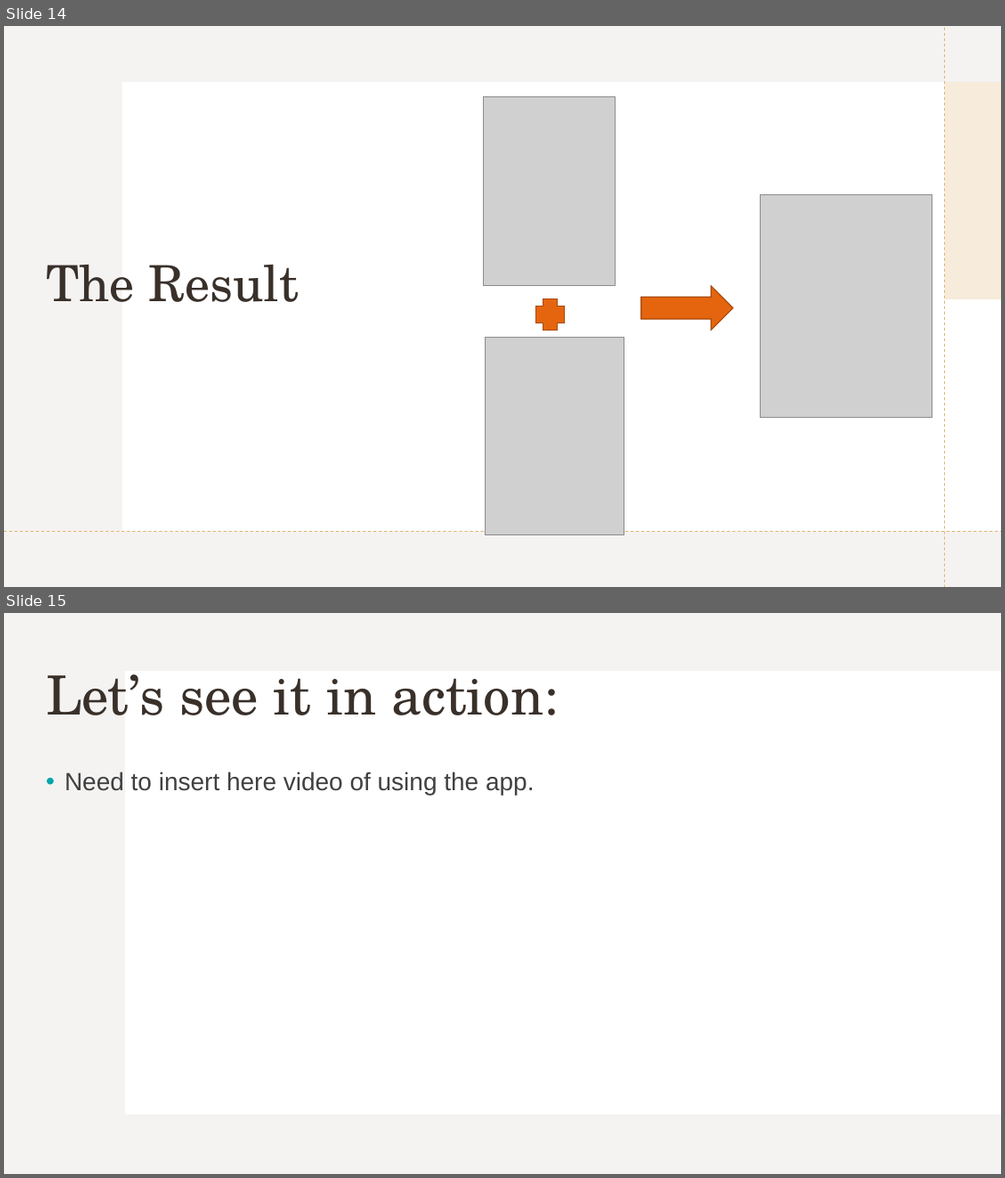
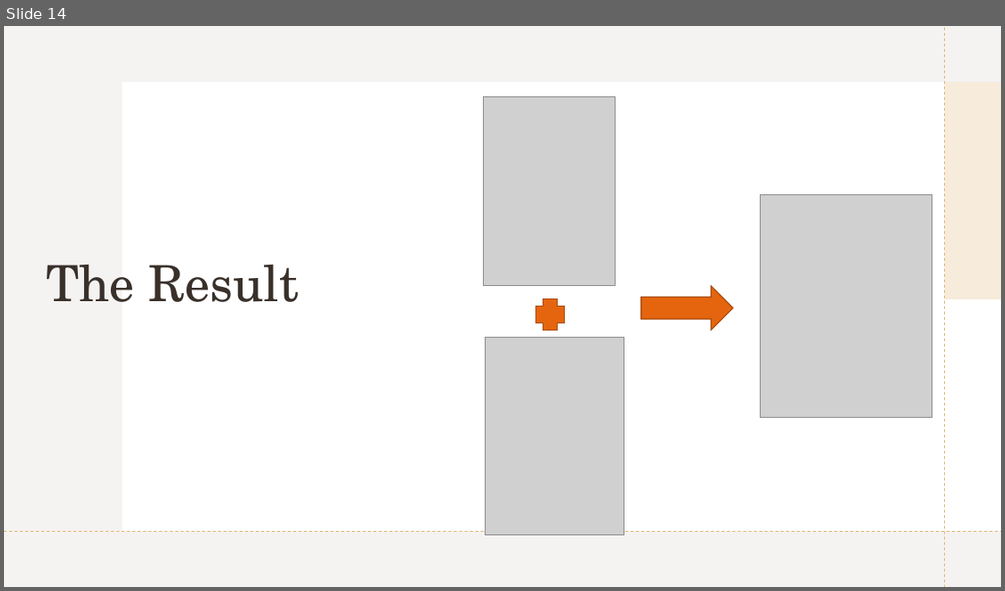
Before and after one commit to shirsneh/virtual_clothes_try_on_assistant, a slide deck: project presentation.pptx. Shown one above the other, each under a label of ours: slides 14 and 15 before the commit, slide 14 after it. The pictures are 1005x1178 and 1005x591 pixels, drawn with LibreOffice and Linux fonts; fonts in the diff are those of the drawing; grey boxes stand for pictures. Boxes give left, top, right and bottom in pixels: in the first picture for what was removed or moved away, otherwise in the second. Text is boxed around its words. In the diff, an @@ line names an element or a change of style, - is before the commit and + after.

```diff
--- a/project presentation.pptx
+++ b/project presentation.pptx
@@ slide 15 removed at <box>4,613,1001,1174</box>, background #FFFFFF; not listed: 1 template element that a slide beside it also shows @@
@@ rectangle removed at <box>4,613,1001,1174</box> @@
@@ title removed at <box>46,674,558,715</box> @@
-Let’s see it in action:
@@ text removed at <box>65,771,534,795</box> @@
-• Need to insert here video of using the app.
```
Also in this commit, not shown: 1 other file.
